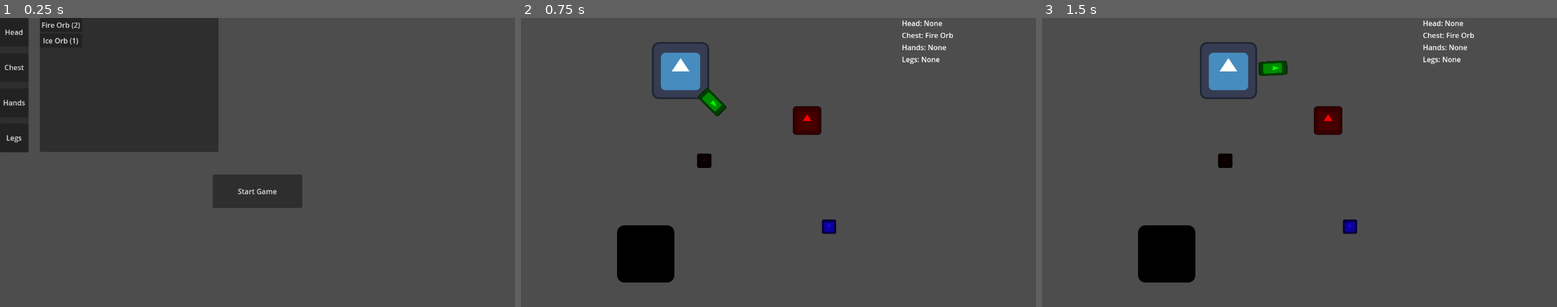
Above: before the commit, frames 1-3 (left to right).
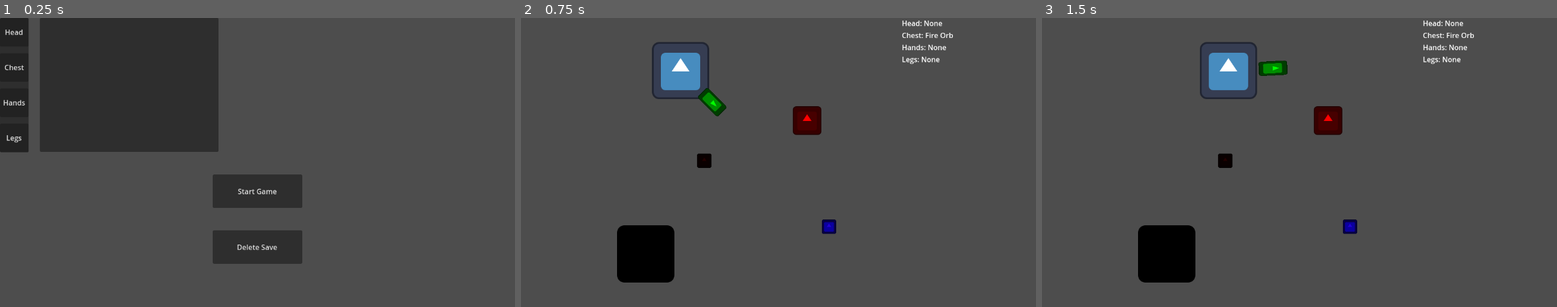
Above: after the commit, the same moments.

Repository: TRushton95/Aberration
Game: Godot game, scene res://app.tscn
Same seed, same stepped clock (60 frames per second), same inputs: the game is played once before the commit and once after it. The engine's default icon, where the game draws it, is replaced by a stand-in: a white triangle on a blue panel in a dark square.
Inputs:
- Up to frame 1 (0.25 s): no input
- Up to frame 2 (0.75 s): click "Start Game" at 0.5 s
- Up to frame 3 (1.5 s): tap Enter (attack) at 1.25, 1.35 s; hold D (move_right) from 1.28 s (still down)

The runs differ from the first frame. In frame 1, 2.1% of the frame differs, in the area x 8-59%, y 1-86%; in frame 2, nothing differs; in frame 3, nothing differs.

Commit message:
Create loadout class and add delete save button

Diff:
--- a/src/app.gd
+++ b/src/app.gd
@@ -3,6 +3,7 @@
 
 enum AppState { LOBBY, GAME }
 
+@export var _main_menu_scene : PackedScene
 @export var _game_scene : PackedScene
 @export var _lobby_scene : PackedScene
 
@@ -13,30 +14,49 @@
 	_go_to_game_state()
 
 
-func _on_game_level_finished(orb_collection: OrbCollection) -> void:
-	var save_data : OrbCollection = load(Constants.SaveData.ORB_COLLECTION) as OrbCollection
+func _on_lobby_delete_save_button_pressed() -> void:
+	var loadout : Loadout = Loadout.new()
+	var orb_collection : OrbCollection = OrbCollection.new()
 
-	if save_data == null:
-		save_data = orb_collection
+	ResourceSaver.save(loadout, Constants.SaveData.LOADOUT)
+	ResourceSaver.save(orb_collection, Constants.SaveData.ORB_COLLECTION)
+
+	if _app_state is Lobby:
+		(_app_state as Lobby).set_data(loadout, orb_collection)
+
+
+func _on_game_level_finished(gathered_orb_collection: OrbCollection) -> void:
+	var orb_collection : OrbCollection = load(Constants.SaveData.ORB_COLLECTION) as OrbCollection
+
+	if orb_collection == null:
+		orb_collection = gathered_orb_collection
 	else:
-		save_data.add(orb_collection)
+		orb_collection.add(gathered_orb_collection)
 
-	ResourceSaver.save(save_data, Constants.SaveData.ORB_COLLECTION)
+	var loadout : Loadout = load(Constants.SaveData.LOADOUT) as Loadout
+	if loadout == null:
+		loadout = Loadout.new()
 
-	_go_to_lobby(save_data)
+	ResourceSaver.save(orb_collection, Constants.SaveData.ORB_COLLECTION)
+	ResourceSaver.save(loadout, Constants.SaveData.LOADOUT)
+
+	_go_to_lobby(loadout, orb_collection)
 
 
 func _ready() -> void:
-	var save_data : OrbCollection = load(Constants.SaveData.ORB_COLLECTION) as OrbCollection
-	_go_to_lobby(save_data)
+	var saved_loadout : Loadout = load(Constants.SaveData.LOADOUT) as Loadout
+	var saved_orb_collection : OrbCollection = load(Constants.SaveData.ORB_COLLECTION) as OrbCollection
+
+	_go_to_lobby(saved_loadout, saved_orb_collection)
 
 
-func _go_to_lobby(gathered_orb_collection: OrbCollection) -> void:
+func _go_to_lobby(loadout: Loadout, gathered_orb_collection: OrbCollection) -> void:
 	var lobby_state : Lobby = _lobby_scene.instantiate() as Lobby
 	lobby_state.start_game_button_pressed.connect(_on_lobby_start_game_button_pressed)
+	lobby_state.delete_save_button_pressed.connect(_on_lobby_delete_save_button_pressed)
 
 	_switch_app_state(lobby_state)
-	lobby_state.setup(gathered_orb_collection)
+	lobby_state.set_data(loadout, gathered_orb_collection)
 
 
 func _go_to_game_state() -> void:
--- a/src/lobby/lobby.gd
+++ b/src/lobby/lobby.gd
@@ -2,10 +2,12 @@
 class_name Lobby
 
 signal start_game_button_pressed
+signal delete_save_button_pressed
 
 @onready var _orb_collection_panel : Lobby_OrbCollectionPanel = $VBoxContainer/HBoxContainer/OrbCollectionPanel
 
-var orb_collection : OrbCollection = null
+var _loadout : Loadout = null
+var _orb_collection : OrbCollection = null
 var _selected_body_slot : Enums.OrbSlot = Enums.OrbSlot.UNSET
 var _selected_orb_type : TypeIds.Orb = TypeIds.Orb.UNSET
 
@@ -14,12 +16,16 @@
 	start_game_button_pressed.emit()
 
 
-func setup(orb_collection: OrbCollection) -> void:
-	if orb_collection == null:
-		push_error("Failed to load orb collection")
-		orb_collection = OrbCollection.new()
+func _on_delete_save_button_pressed() -> void:
+	delete_save_button_pressed.emit()
 
-	_orb_collection_panel.set_data(orb_collection.get_data())
+
+func set_data(loadout: Loadout, orb_collection: OrbCollection) -> void:
+	_loadout = loadout if loadout != null else Loadout.new()
+	_orb_collection = orb_collection if orb_collection != null else OrbCollection.new()
+
+
+	_orb_collection_panel.set_data(_orb_collection.get_data())
 
 
 func _on_body_panel_head_slot_button_pressed() -> void:
--- a/src/lobby/lobby.tscn
+++ b/src/lobby/lobby.tscn
@@ -41,9 +41,17 @@
 size_flags_vertical = 4
 text = "Start Game"
 
+[node name="DeleteSaveButton" type="Button" parent="VBoxContainer"]
+custom_minimum_size = Vector2(200, 75)
+layout_mode = 2
+size_flags_horizontal = 4
+size_flags_vertical = 4
+text = "Delete Save"
+
 [connection signal="chest_slot_button_pressed" from="VBoxContainer/HBoxContainer/BodyPanel" to="." method="_on_body_panel_chest_slot_button_pressed"]
 [connection signal="hands_slot_button_pressed" from="VBoxContainer/HBoxContainer/BodyPanel" to="." method="_on_body_panel_hands_slot_button_pressed"]
 [connection signal="head_slot_button_pressed" from="VBoxContainer/HBoxContainer/BodyPanel" to="." method="_on_body_panel_head_slot_button_pressed"]
 [connection signal="legs_slot_button_pressed" from="VBoxContainer/HBoxContainer/BodyPanel" to="." method="_on_body_panel_legs_slot_button_pressed"]
 [connection signal="button_pressed" from="VBoxContainer/HBoxContainer/OrbCollectionPanel" to="." method="_on_orb_collection_panel_button_pressed"]
 [connection signal="pressed" from="VBoxContainer/StartGameButton" to="." method="_on_start_game_button_pressed"]
+[connection signal="pressed" from="VBoxContainer/DeleteSaveButton" to="." method="_on_delete_save_button_pressed"]
--- a/src/orb_collection_save_data.tres
+++ /dev/null
@@ -1,10 +0,0 @@
-[gd_resource type="Resource" script_class="OrbCollection" load_steps=2 format=3]
-
-[ext_resource type="Script" path="res://shared/data_structures/orb_collection.gd" id="1_sned4"]
-
-[resource]
-script = ExtResource("1_sned4")
-_data = Dictionary[int, int]({
-1: 2,
-2: 1
-})
--- a/src/shared/constants/constants.gd
+++ b/src/shared/constants/constants.gd
@@ -3,4 +3,5 @@
 
 
 class SaveData:
-	const ORB_COLLECTION : String = "res://orb_collection_save_data.tres"
+	const ORB_COLLECTION : String = "user://orb_collection_save_data.tres"
+	const LOADOUT : String = "user://loadout.tres"
--- /dev/null
+++ b/src/shared/data_structures/loadout.gd
@@ -0,0 +1,23 @@
+extends Resource
+class_name Loadout
+
+@export var head_orb : TypeIds.Orb
+@export var chest_orb : TypeIds.Orb
+@export var hands_orb : TypeIds.Orb
+@export var legs_orb : TypeIds.Orb
+
+
+#func get_head_orb() -> TypeIds.Orb:
+	#return _head_orb
+#
+#
+#func get_chest_orb() -> TypeIds.Orb:
+	#return _chest_orb
+#
+#
+#func get_hands_orb() -> TypeIds.Orb:
+	#return _hands_orb
+#
+#
+#func get_legs_orb() -> TypeIds.Orb:
+	#return _legs_orb
Not shown, added: src/shared/data_structures/loadout.gd.uid
